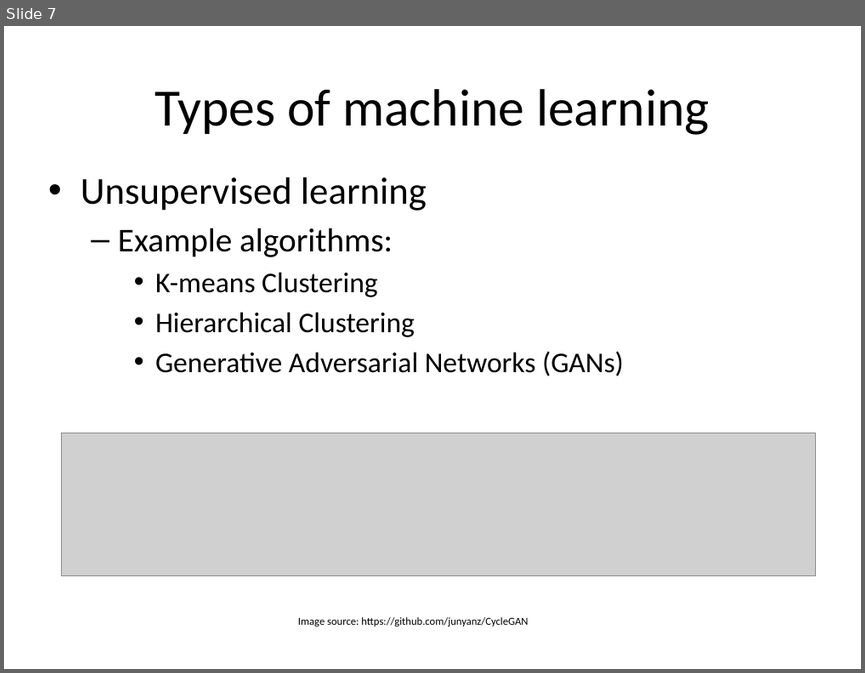
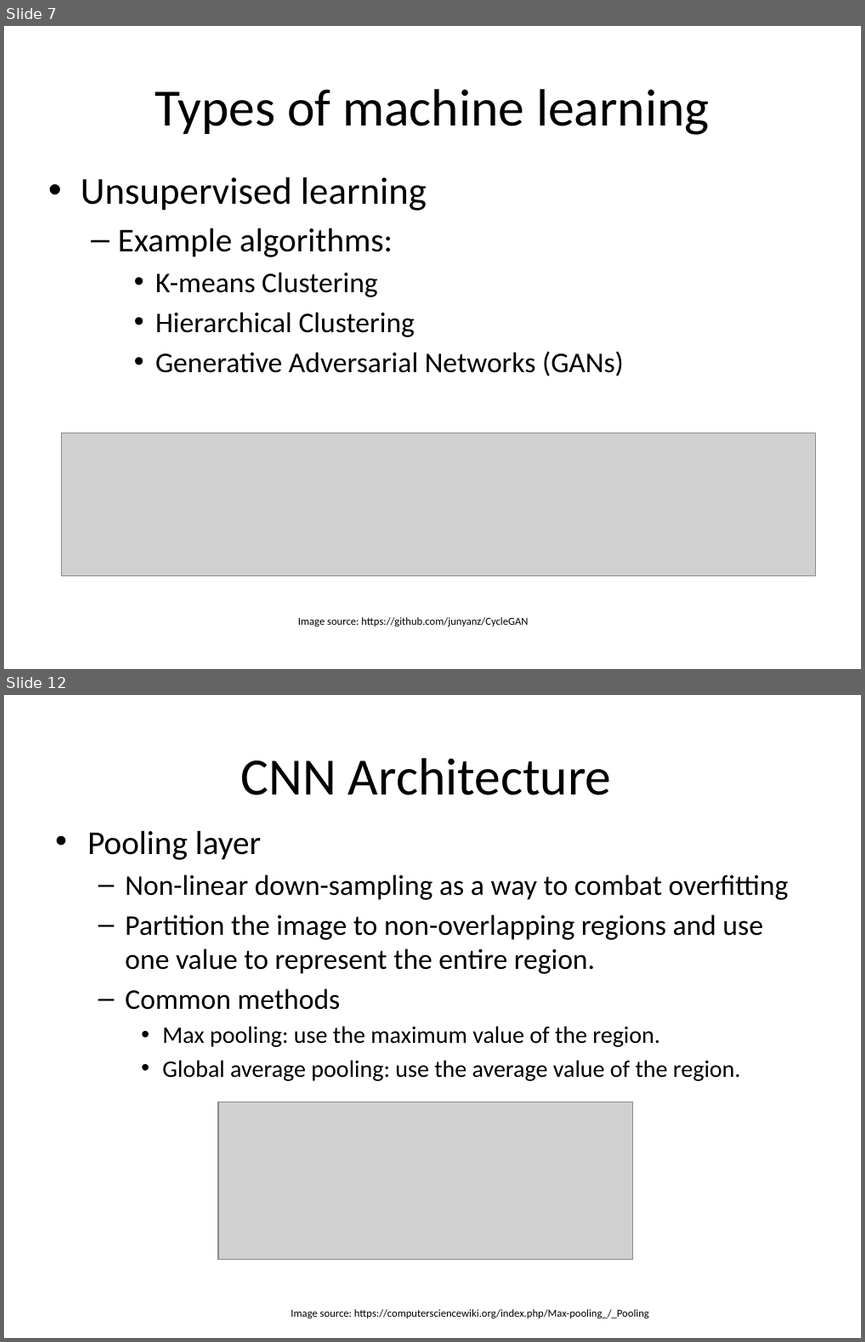
Before and after one commit to WendaZ/PyCharm_data, a slide deck: Machine Learning in Medical Imaging.pptx. Shown one above the other, each under a label of ours: slide 7 before the commit, slides 7 and 12 after it; the slides between them are not shown. The pictures are 865x673 and 865x1342 pixels, drawn with LibreOffice and Linux fonts; fonts in the diff are those of the drawing; grey boxes stand for pictures. Boxes give left, top, right and bottom in pixels: in the first picture for what was removed or moved away, otherwise in the second. Text is boxed around its words. In the diff, an @@ line names an element or a change of style, - is before the commit and + after.

```diff
--- a/Machine Learning in Medical Imaging.pptx
+++ b/Machine Learning in Medical Imaging.pptx
@@ slide 12 added at <box>4,695,861,1338</box>, background #FFFFFF @@
@@ title added at <box>241,758,611,795</box>, 44 pt, text #000000 @@
+CNN Architecture
@@ text added at <box>87,830,789,1081</box>, 24 pt, text #000000 @@
+• Pooling layer
+  – Non-linear down-sampling as a way to combat overfitting
+  – Partition the image to non-overlapping regions and use one value to represent the entire region.
+  – Common methods
+    • Max pooling: use the maximum value of the region.
+    • Global average pooling: use the average value of the region.
@@ picture added at <box>218,1102,632,1259</box> @@
@@ text added at <box>290,1309,649,1318</box>, 9 pt, text #000000 @@
+Image source: https://computersciencewiki.org/index.php/Max-pooling_/_Pooling
```
Also in this commit, not shown: 5 slides changed, 6 other slides added.
